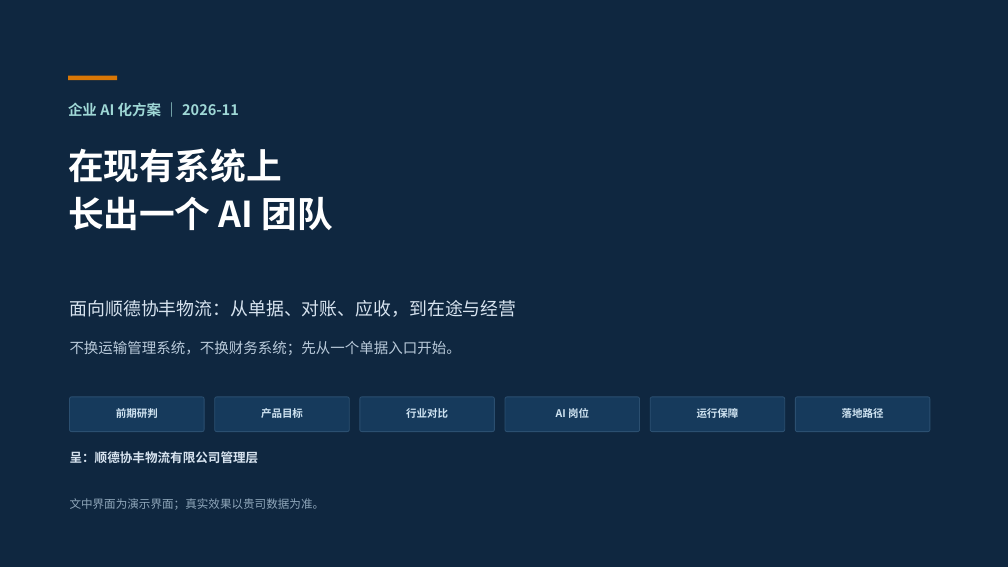
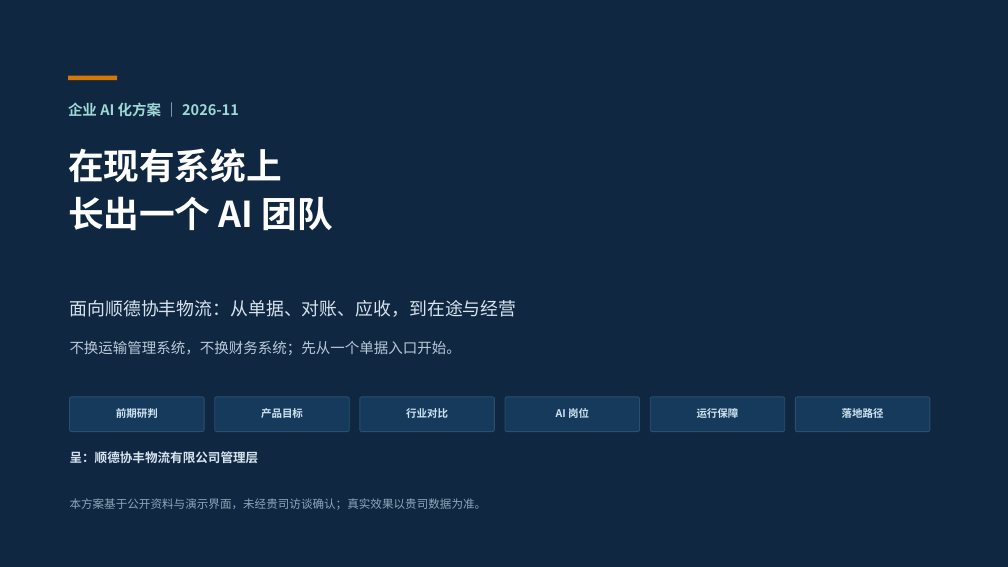
Before and after one commit to roma007/Enterprise-AI, a slide deck: slide 1 of 会客包/reports/客户老板版_企业AI化方案_2026-11-09.pptx. Drawn at 1008x567 pixels with LibreOffice and Linux fonts; fonts in the diff are those of the drawing. Boxes give left, top, right and bottom in pixels: in the first picture for what was removed or moved away, otherwise in the second. Text is boxed around its words. In the diff, an @@ line names an element or a change of style, - is before the commit and + after.

```diff
--- a/会客包/reports/客户老板版_企业AI化方案_2026-11-09.pptx
+++ b/会客包/reports/客户老板版_企业AI化方案_2026-11-09.pptx
@@ text at box(70, 498, 487, 510): text changed @@
-文中界面为演示界面；真实效果以贵司数据为准。
+本方案基于公开资料与演示界面，未经贵司访谈确认；真实效果以贵司数据为准。
```
Also in this commit, not shown: 4 other slides changed, 6 other files.
